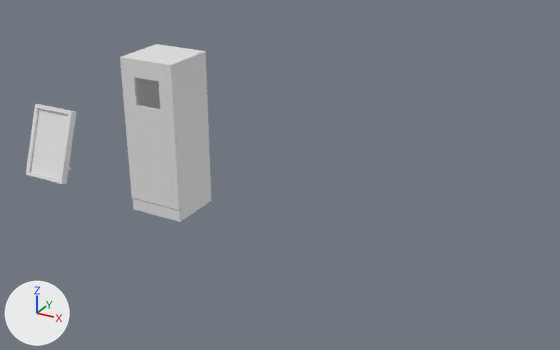
What one commit did to the Blender file ponorka/Stuff/RandomStuff.blend.
The view is the same before and after, from a 50 mm camera at (16.88, -21.9, 13.2) aimed at (4.56, 0.48, 2.01). Every picture has the same lights, and +X, +Y and +Z are marked at lower left.
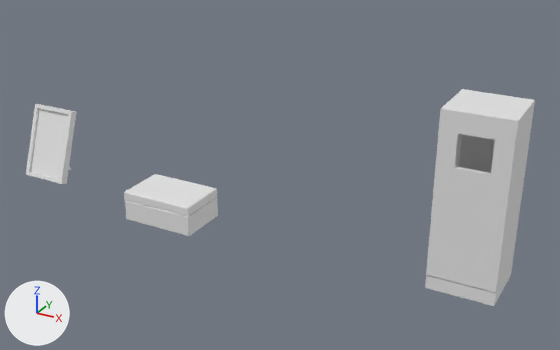
Pixel boxes [x1, y1, x2, y2] of what changed, in the pictures (560 x 350 px):
'Cube.002', moved: before [120, 56, 181, 210]; after [426, 107, 519, 293]
'Cube.001', moved: before [124, 44, 211, 220]; after [443, 89, 535, 304]
'Cube.004', added: after [124, 174, 218, 236]
'Cube.003', moved: before [132, 198, 182, 222]; after [425, 275, 497, 306]

Edits to the bpy script that builds the scene:
```text
Add me_cube_011:
    me_cube_011.from_pydata(...)  # 48 vertices, 54 faces; spans x -1.5..1.5, y -1.0..1.0, z -0.6..0.6
Change ob_cube_001:
    ob_cube_001.location: (0.0, 0.0, 0.0) -> (11.7, 0.0, 0.0)
Change ob_cube_002:
    ob_cube_002.location: (0.1, -1.0, 3.3) -> (11.8, -1.0, 3.3)
Change ob_cube_003:
    ob_cube_003.location: (0.1, -1.0, 0.0) -> (11.8, -1.0, 0.0)
Add ob_cube_004:
    ob_cube_004 = bpy.data.objects.new('Cube.004', me_cube_011)
    ob_cube_004.location = (0.0, 0.0, 0.0)
```
